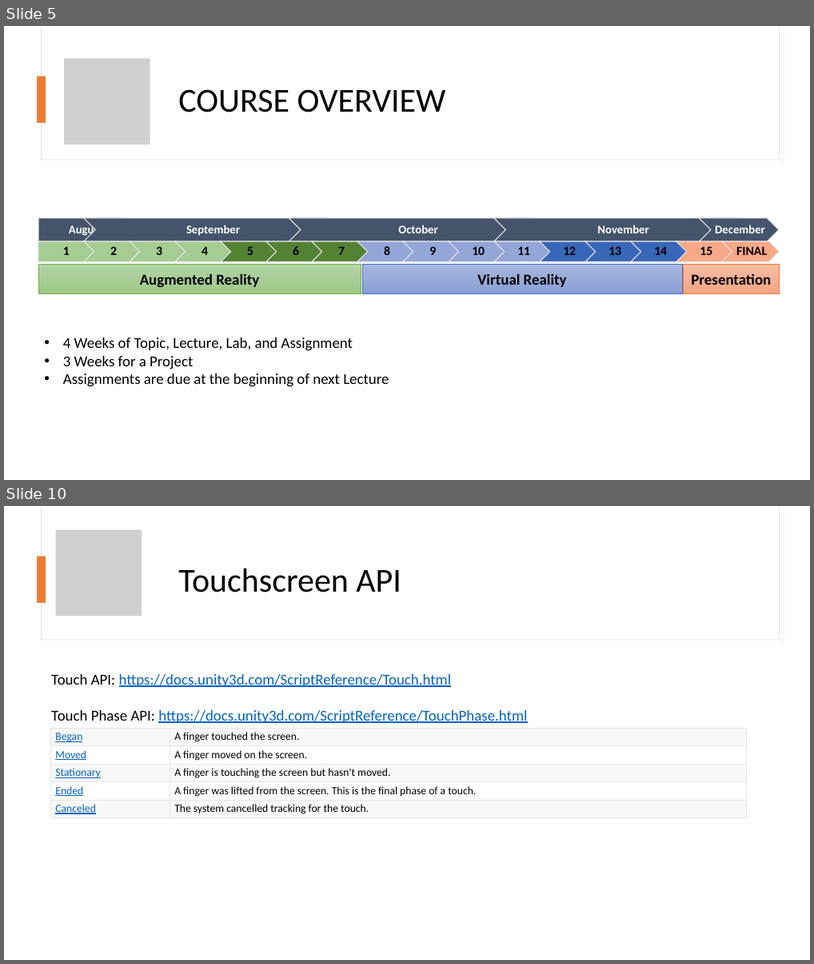
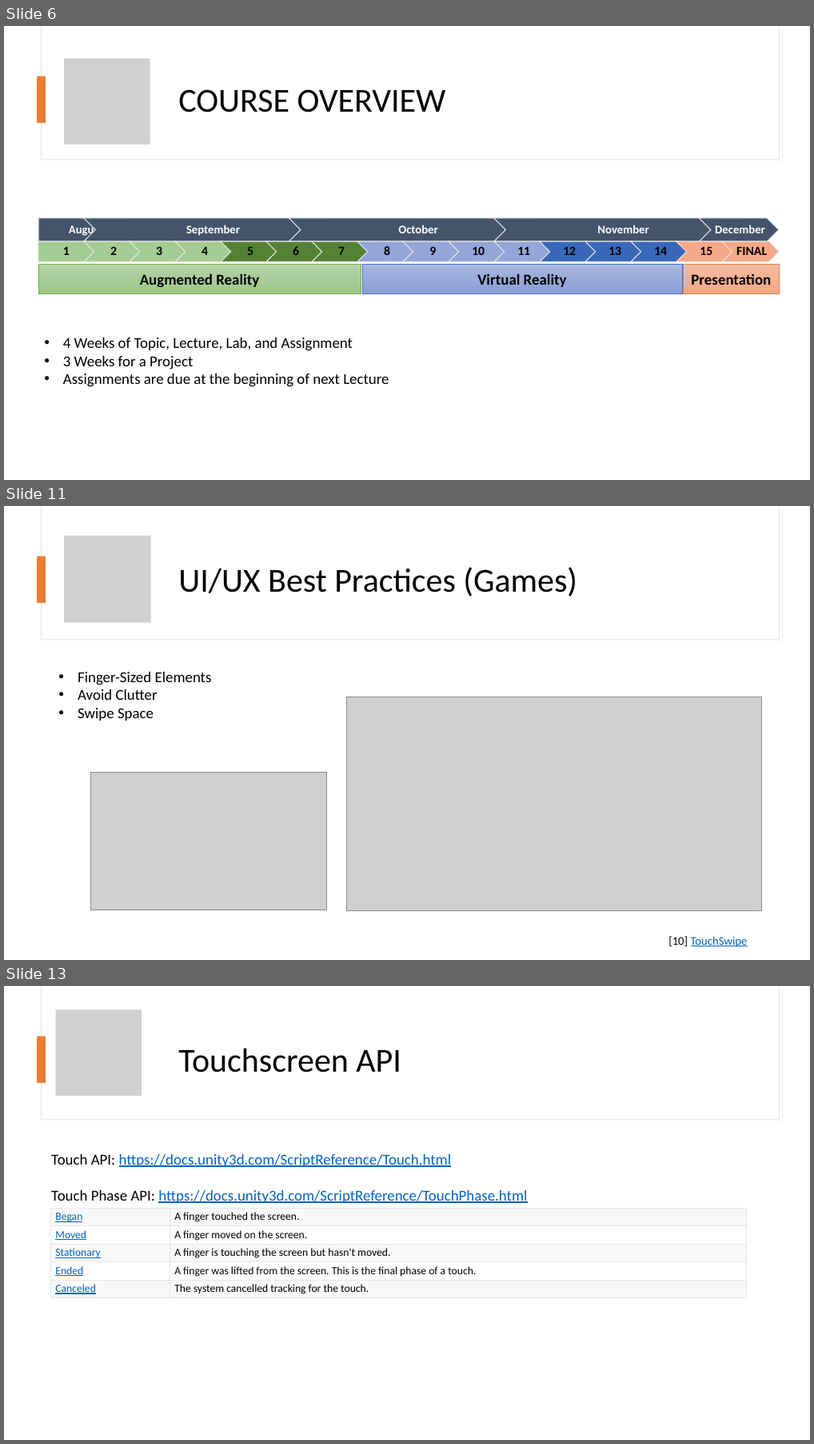
Before and after one commit to AGGP-NHTI/AGGP231c, a slide deck: Assignments/Week01/Presentation_WEEK01.pptx. Shown one above the other, each under a label of ours: slides 5 and 10 before the commit, slides 6, 11 and 13 after it; the slides between them are not shown. The pictures are 814x964 and 814x1444 pixels, drawn with LibreOffice and Linux fonts; fonts in the diff are those of the drawing; grey boxes stand for pictures. Boxes give left, top, right and bottom in pixels: in the first picture for what was removed or moved away, otherwise in the second. Text is boxed around its words. In the diff, an @@ line names an element or a change of style, - is before the commit and + after.

```diff
--- a/Assignments/Week01/Presentation_WEEK01.pptx
+++ b/Assignments/Week01/Presentation_WEEK01.pptx
@@ slide 11 added at box(4, 506, 810, 960), background #FFFFFF @@
@@ rectangle added at box(41, 506, 779, 640), fill #FFFFFF, outline #E1E1E1 0.75 pt @@
@@ rectangle added at box(42, 506, 779, 639), fill #FFFFFF @@
@@ picture added at box(64, 536, 151, 623) @@
@@ rectangle added at box(38, 556, 46, 603), fill #ED7D31 @@
@@ title added at box(178, 567, 578, 596), 40 pt, text #000000 @@
+UI/UX Best Practices (Games)
@@ text added at box(78, 672, 212, 720), 18 pt, text #000000 @@
+• Finger-Sized Elements
+• Avoid Clutter
+• Swipe Space
@@ picture added at box(347, 697, 762, 911) @@
@@ picture added at box(91, 772, 328, 910) @@
@@ text added at box(669, 936, 748, 947), 14 pt, text #0563C1, underline @@
+[10] TouchSwipe
@@ what was slide 5 is now slide 6 @@
@@ what was slide 10 is now slide 13 @@
```
Also in this commit, not shown: 6 slides changed, 2 other slides added, 4 other files.
